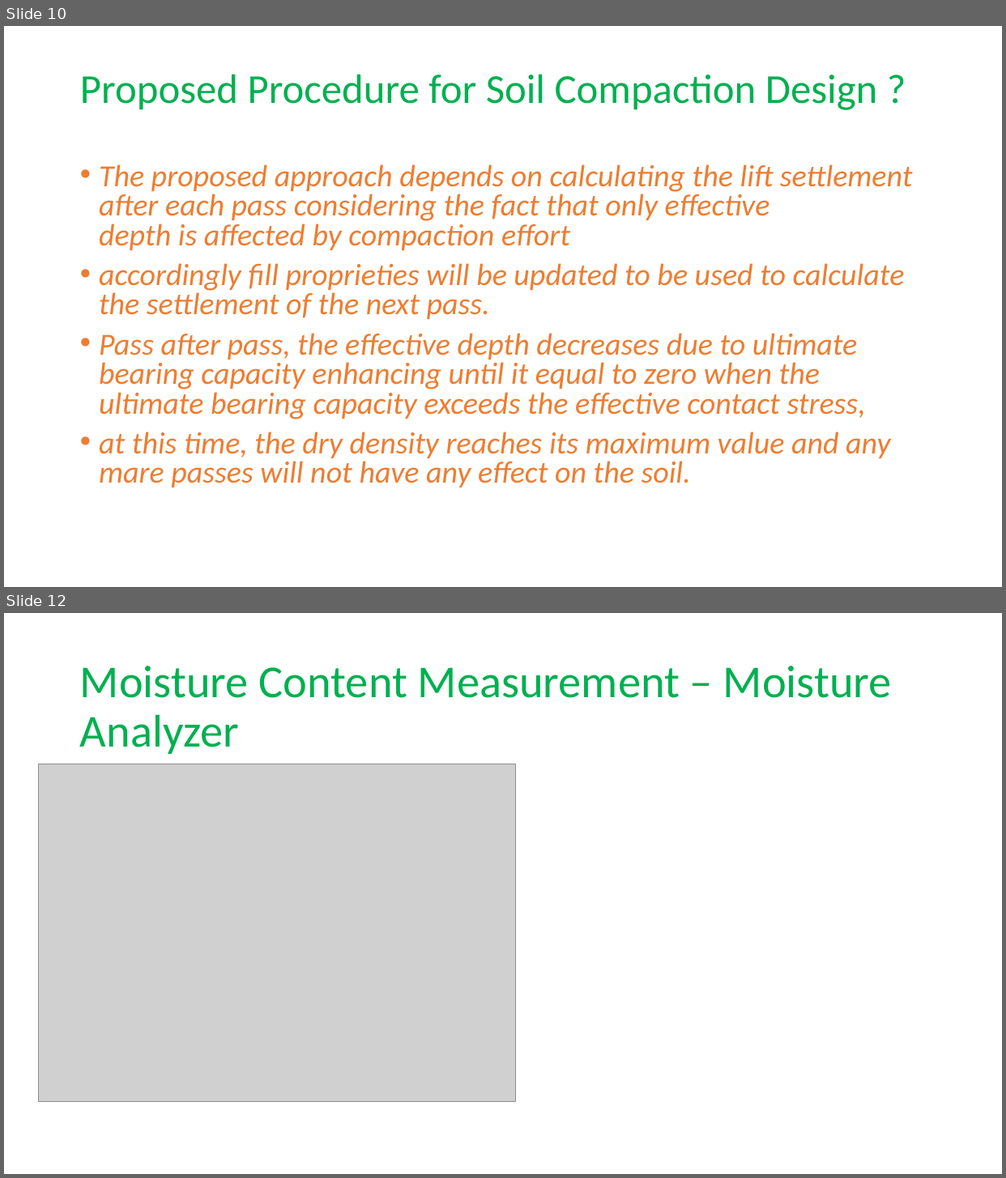
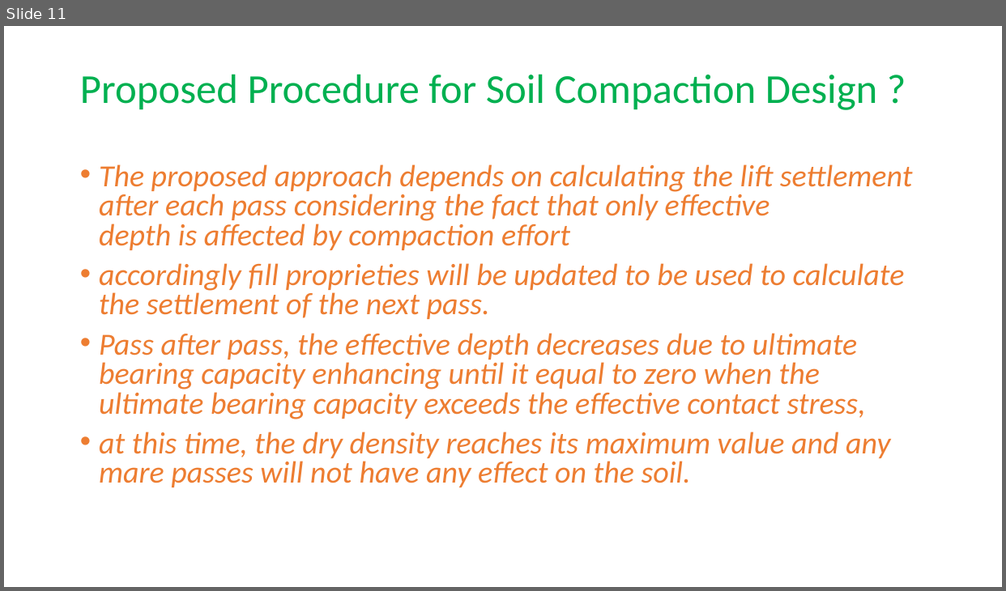
Before and after one commit to jakariapervez/cmis6, a slide deck: Civilworks cost/Earth Compaction Procedure/Soil Compaction_17_01_2021.pptx. Shown one above the other, each under a label of ours: slides 10 and 12 before the commit, slide 11 after it; the slides between them are not shown. The pictures are 1006x1178 and 1006x591 pixels, drawn with LibreOffice and Linux fonts; fonts in the diff are those of the drawing; grey boxes stand for pictures. Boxes give left, top, right and bottom in pixels: in the first picture for what was removed or moved away, otherwise in the second. Text is boxed around its words. In the diff, an @@ line names an element or a change of style, - is before the commit and + after.

```diff
--- a/Civilworks cost/Earth Compaction Procedure/Soil Compaction_17_01_2021.pptx
+++ b/Civilworks cost/Earth Compaction Procedure/Soil Compaction_17_01_2021.pptx
@@ slide 12 removed at <box>4,613,1002,1174</box>, background #FFFFFF @@
@@ title removed at <box>80,666,892,754</box> @@
-Moisture Content Measurement – Moisture Analyzer
@@ picture removed at <box>39,764,515,1102</box> @@
@@ what was slide 10 is now slide 11 @@
```
Also in this commit, not shown: 2 slides changed, 3 slides added, 1 other slide removed, 5 other files.
